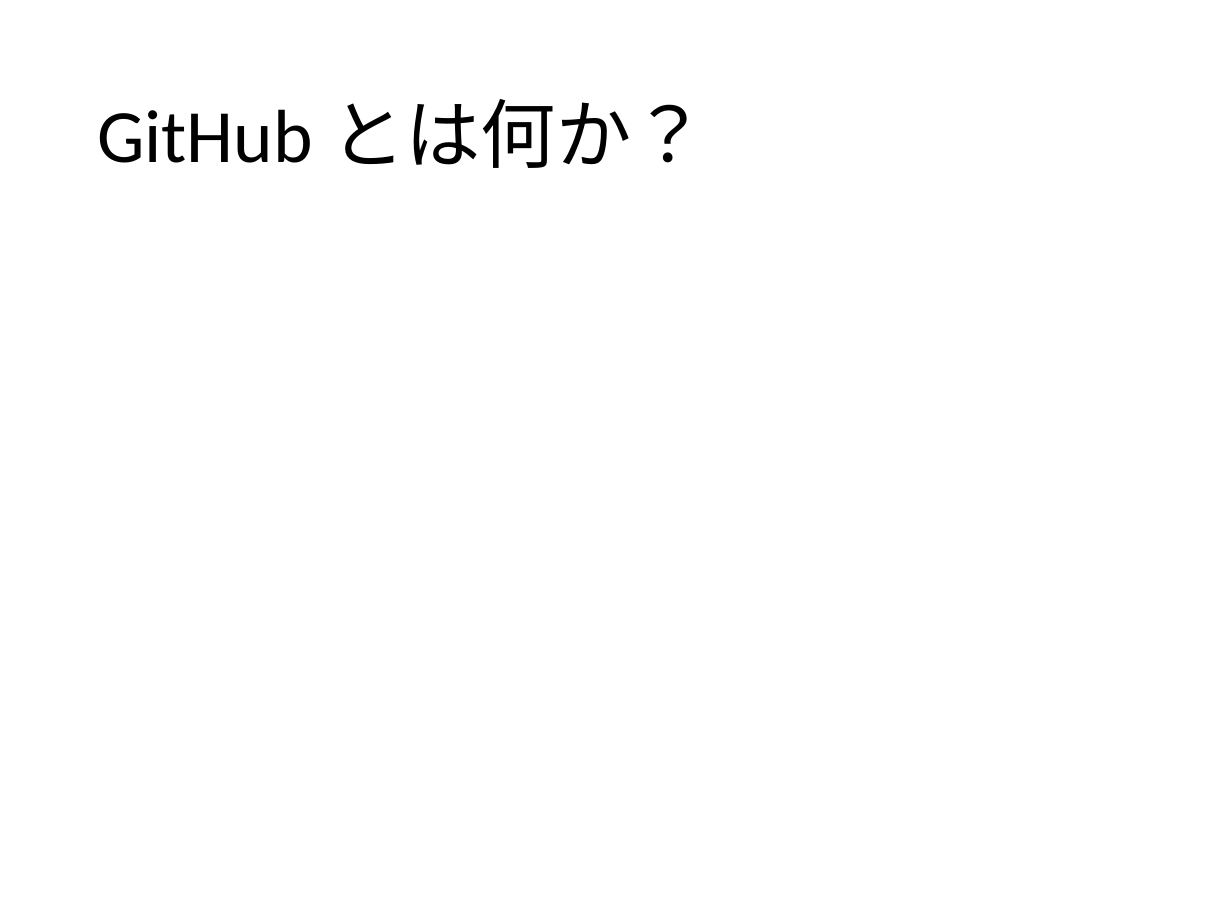
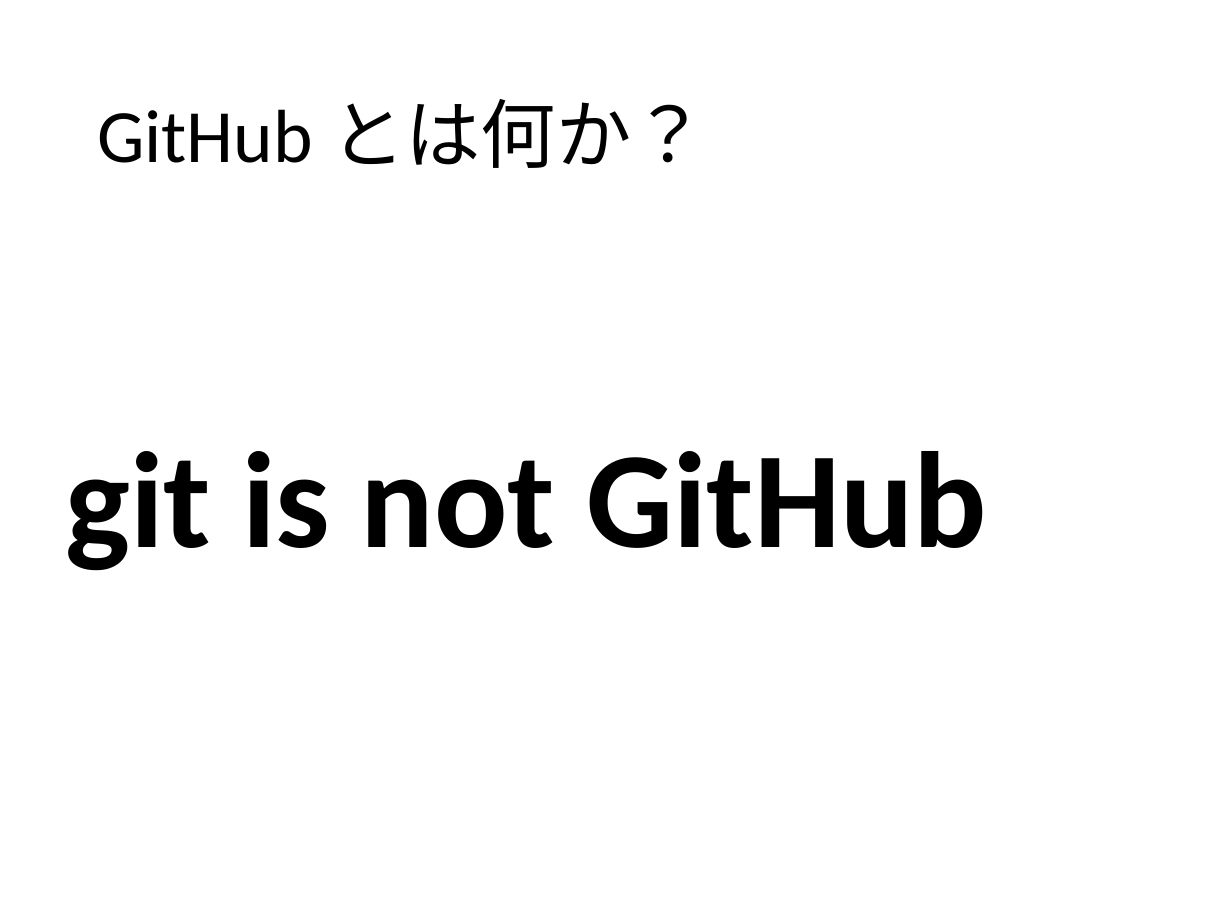
Before and after one commit to matsubara0507/learn-you-a-git-for-great-good, a slide deck: slide 3 of slide/part3.pptx. Drawn at 1232x924 pixels with LibreOffice and Linux fonts; fonts in the diff are those of the drawing; background and template pictures are left out. Boxes give left, top, right and bottom in pixels: in the first picture for what was removed or moved away, otherwise in the second. Text is boxed around its words. In the diff, an @@ line names an element or a change of style, - is before the commit and + after.

```diff
--- a/slide/part3.pptx
+++ b/slide/part3.pptx
@@ text added at box(65, 451, 987, 571), 80 pt, text #000000, bold @@
+git is not GitHub
```
Also in this commit, not shown: 4 other slides changed, 2 slides added, 1 other file.
